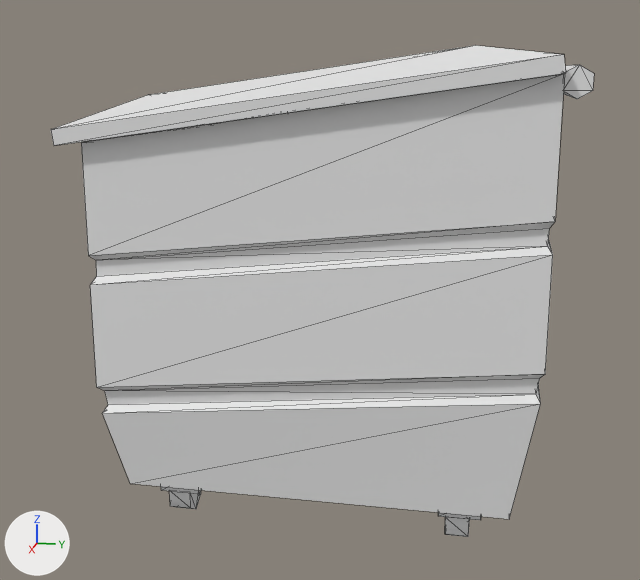
An edit to the FBX model Assets/Environment/Props/bob_dumpster.FBX, drawn before and after from the same camera.
Before and after are seen from a 50 mm camera at (6.44, 0.93, 2.53) aimed at (0.16, -0.33, 0.96). The axes (+X, +Y, +Z) are drawn at lower left. The lights are the same throughout. Mesh edges are drawn as thin lines. Where no turn or scale is listed for an object, it has been applied to the vertices.

The older version as bpy lines, for what is in view:
```python
me_mesh = bpy.data.meshes.new('Mesh')
me_mesh.from_pydata(...)  # 229 vertices, 376 faces; spans x -2.15..2.15, y -1.35..1.35, z -0.02..2.66
ob_box004 = bpy.data.objects.new('Box004', me_mesh)
ob_box004.location = (0.0, 0.0, 0.0)
```
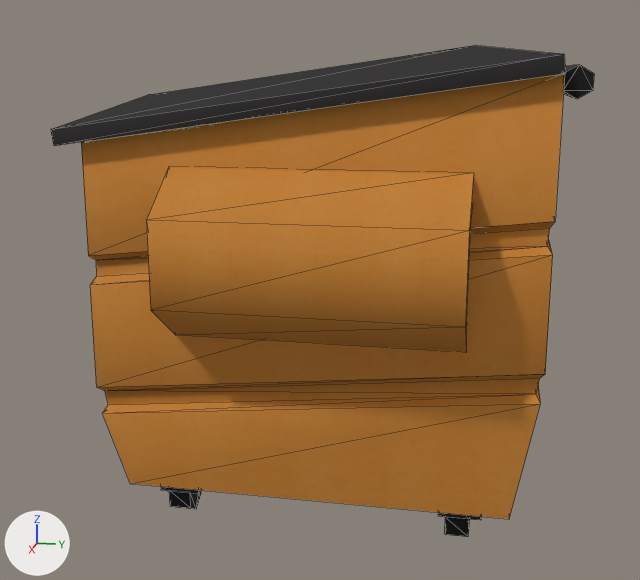
Changed parts and their boxes [x1, y1, x2, y2] in the pictures (640 x 580 px):
part 1 of me_mesh, added (orange)
    after: [146, 168, 474, 352]
part 2 of me_mesh, recoloured (grey to brown)
    both: [51, 45, 594, 537]

What the commit changed:
Picture 'meatandbox_MASTER.png' (img_meatandbox_master_png) is new.
Material 'Material #23' (mat_material__23) is new.
Its texture is img_meatandbox_master_png.
Its roughness is 0.859.
me_mesh is used by ob_box004; location (0.0, 0.0, 0.0).
me_mesh had 229 vertices, 376 faces and spanned x -2.15..2.15, y -1.35..1.35, z -0.02..2.66.
me_mesh now has 261 vertices, 424 faces and spans x -2.39..2.4, y -1.35..1.35, z -0.02..2.66.
me_mesh part 1: a new loose piece of 16 vertices spanning x 2.07..2.4, y -0.74..0.81, z 1.14..2.06, in mat_material__23 (picture img_meatandbox_master_png).
me_mesh part 2: 376 faces spanning x -2.15..2.15, y -1.35..1.35, z -0.02..2.66 switch from no material to mat_material__23 (picture img_meatandbox_master_png).
